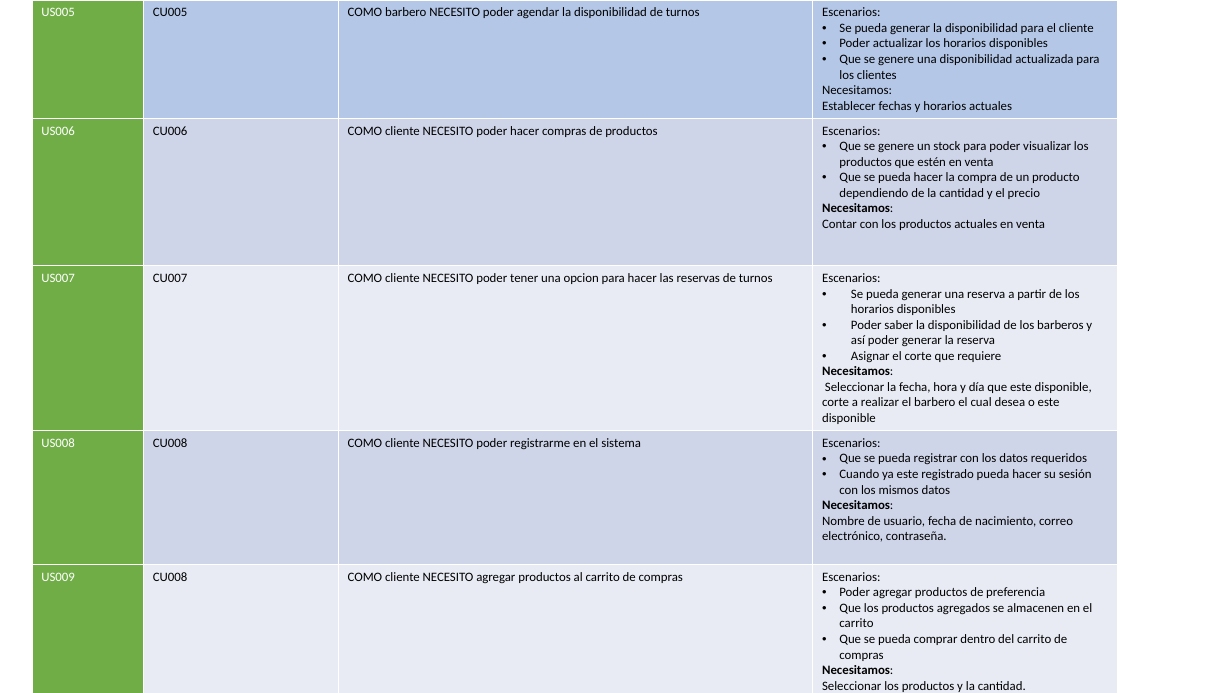
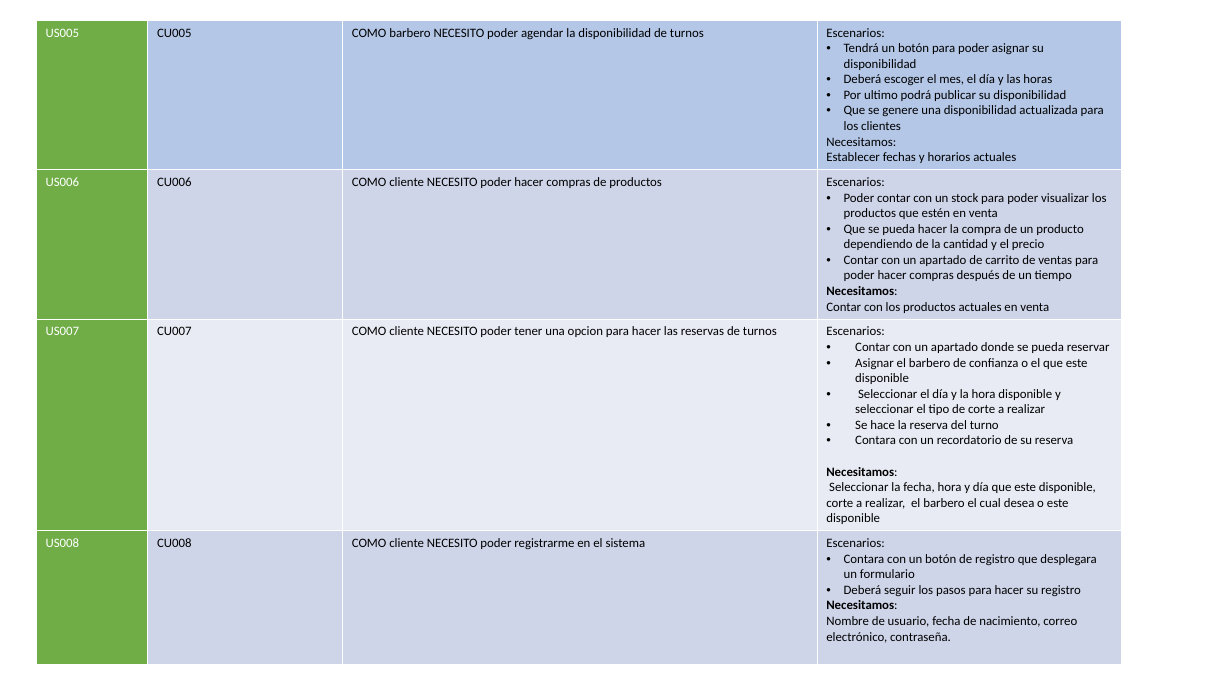
Before and after one commit to luiscarlosmedina/Master-Barber, a slide deck: slide 2 of HU.pptx. Drawn at 1232x693 pixels with LibreOffice and Linux fonts; fonts in the diff are those of the drawing. Boxes give left, top, right and bottom in pixels: in the first picture for what was removed or moved away, otherwise in the second. Text is boxed around its words. In the diff, an @@ line names an element or a change of style, - is before the commit and + after.

```diff
--- a/HU.pptx
+++ b/HU.pptx
@@ table at box(36, 20, 1123, 658) @@
-row 1: US005 | CU005 | COMO barbero NECESITO poder agendar la disponibilidad de turnos | Escenarios: / Se pueda generar la disponibilidad para el cliente / Poder actualizar los horarios disponibles / Que se genere una disponibilidad actualizada para los clientes / Necesitamos: / Establecer fechas y horarios actuales
-row 2: US006 | CU006 | COMO cliente NECESITO poder hacer compras de productos | Escenarios: / Que se genere un stock para poder visualizar los productos que estén en venta / Que se pueda hacer la compra de un producto dependiendo de la cantidad y el precio / Necesitamos: / Contar con los productos actuales en venta
-row 3: US007 | CU007 | COMO cliente NECESITO poder tener una opcion para hacer las reservas de turnos | Escenarios: / Se pueda generar una reserva a partir de los horarios disponibles / Poder saber la disponibilidad de los barberos y así poder generar la reserva / Asignar el corte que requiere / Necesitamos: / Seleccionar la fecha, hora y día que este disponible, corte a realizar el barbero el cual desea o este disponible
-row 4: US008 | CU008 | COMO cliente NECESITO poder registrarme en el sistema | Escenarios: / Que se pueda registrar con los datos requeridos / Cuando ya este registrado pueda hacer su sesión con los mismos datos / Necesitamos: / Nombre de usuario, fecha de nacimiento, correo electrónico, contraseña.
-row 5: US009 | CU008 | COMO cliente NECESITO agregar productos al carrito de compras | Escenarios: / Poder agregar productos de preferencia / Que los productos agregados se almacenen en el carrito / Que se pueda comprar dentro del carrito de compras / Necesitamos: / Seleccionar los productos y la cantidad.
+row 1: US005 | CU005 | COMO barbero NECESITO poder agendar la disponibilidad de turnos | Escenarios: / Tendrá un botón para poder asignar su disponibilidad / Deberá escoger el mes, el día y las horas / Por ultimo podrá publicar su disponibilidad / Que se genere una disponibilidad actualizada para los clientes / Necesitamos: / Establecer fechas y horarios actuales
+row 2: US006 | CU006 | COMO cliente NECESITO poder hacer compras de productos | Escenarios: / Poder contar con un stock para poder visualizar los productos que estén en venta / Que se pueda hacer la compra de un producto dependiendo de la cantidad y el precio / Contar con un apartado de carrito de ventas para poder hacer compras después de un tiempo / Necesitamos: / Contar con los productos actuales en venta
+row 3: US007 | CU007 | COMO cliente NECESITO poder tener una opcion para hacer las reservas de turnos | Escenarios: / Contar con un apartado donde se pueda reservar / Asignar el barbero de confianza o el que este disponible / Seleccionar el día y la hora disponible y seleccionar el tipo de corte a realizar / Se hace la reserva del turno / Contara con un recordatorio de su reserva / Necesitamos: / Seleccionar la fecha, hora y día que este disponible, corte a realizar, el barbero el cual desea o este disponible
+row 4: US008 | CU008 | COMO cliente NECESITO poder registrarme en el sistema | Escenarios: / Contara con un botón de registro que desplegara un formulario / Deberá seguir los pasos para hacer su registro / Necesitamos: / Nombre de usuario, fecha de nacimiento, correo electrónico, contraseña.
@@ table: place and size @@
-table at box(32, 0, 1119, 693)
+table at box(36, 20, 1123, 658)
```
Also in this commit, not shown: 1 other slide changed, 1 slide added, 1 other file.
